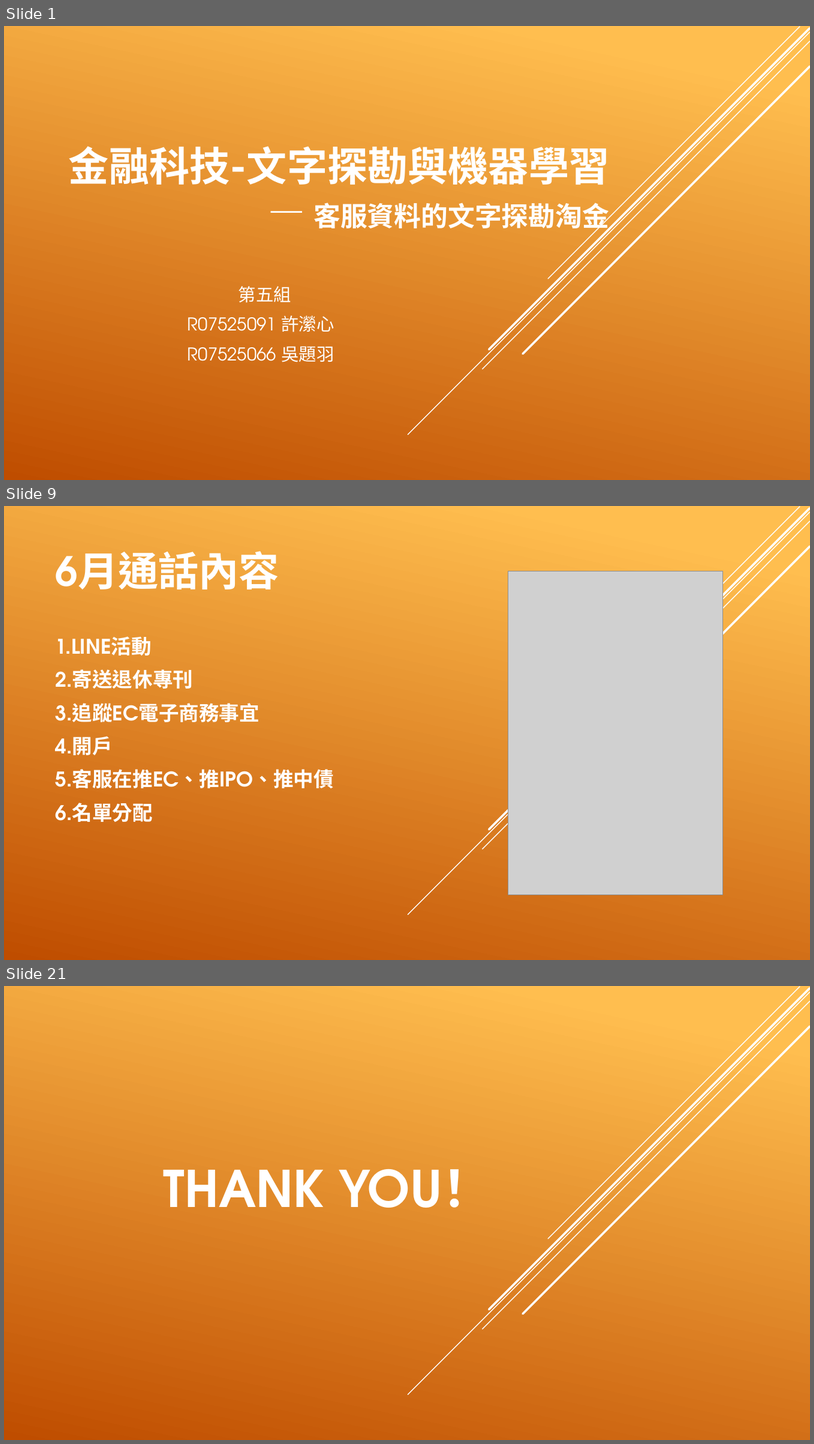
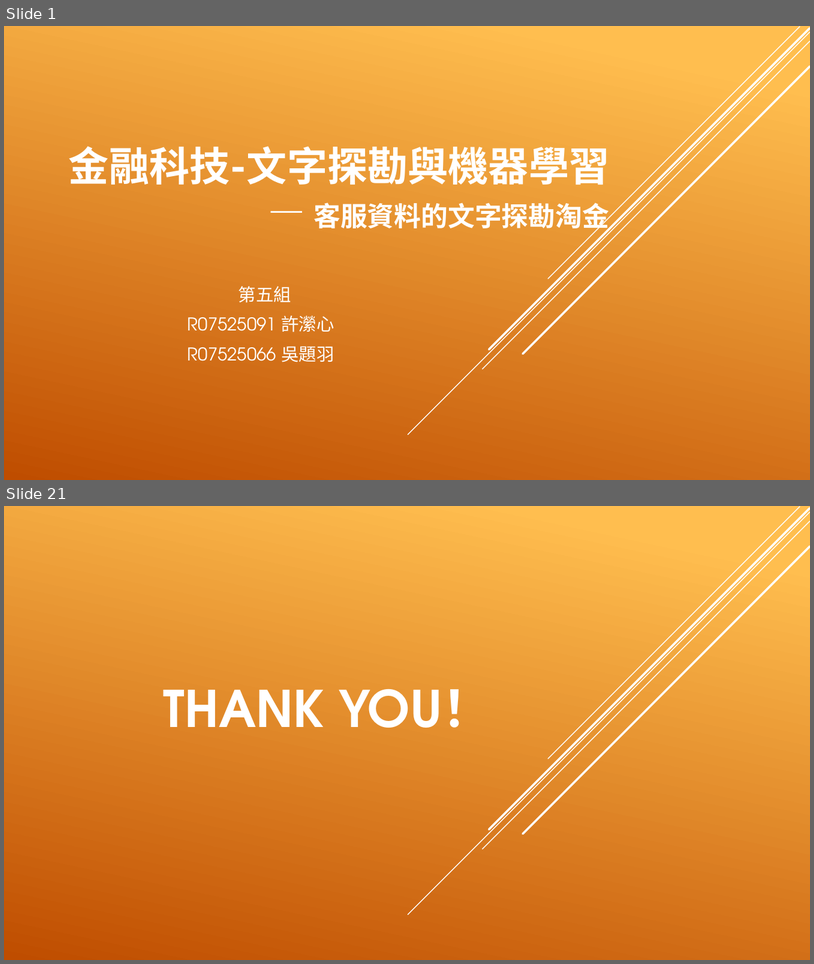
Before and after one commit to EvaXunHsu/Fintech-Course, a slide deck: Final/金融科技-文字探勘與機器學習.pptx. Shown one above the other, each under a label of ours: slides 1, 9 and 21 before the commit, slides 1 and 21 after it; the slides between them are not shown. The pictures are 814x1444 and 814x964 pixels, drawn with LibreOffice and Linux fonts; fonts in the diff are those of the drawing; grey boxes stand for pictures. Boxes give left, top, right and bottom in pixels: in the first picture for what was removed or moved away, otherwise in the second. Text is boxed around its words. In the diff, an @@ line names an element or a change of style, - is before the commit and + after.

```diff
--- a/Final/金融科技-文字探勘與機器學習.pptx
+++ b/Final/金融科技-文字探勘與機器學習.pptx
@@ slide 9 removed at [4, 506, 810, 960], background gradient #FFBF50 to #C04D00; not listed: 5 template elements that a slide beside it also shows @@
@@ title removed at [56, 551, 280, 589] @@
-6月通話內容
@@ picture removed at [509, 571, 723, 894] @@
@@ subtitle removed at [56, 636, 334, 822] @@
-1.LINE活動
-2.寄送退休專刊
-3.追蹤EC電子商務事宜
-4.開戶
-5.客服在推EC、推IPO、推中債
-6.名單分配
```
Also in this commit, not shown: 16 slides changed, 3 slides added, 2 other slides removed, 24 other files.
